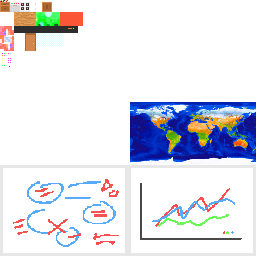
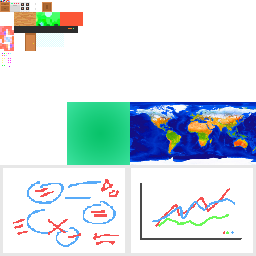
Layers edited between the first and the second 256 × 256 image:
added layer "Layer 36" above "Layer 35" over [8, 0, 130, 165]
